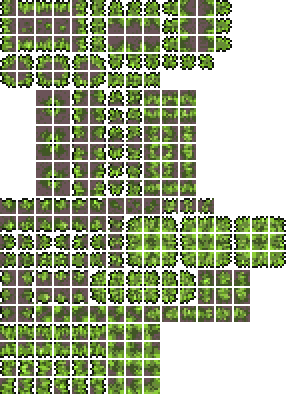
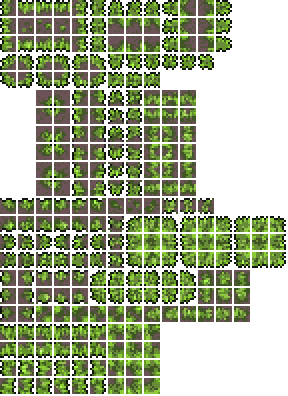
Layer changes from the first 288 x 396 image to the second:
added layer "Warstwa #2" above "Grass.png" over [12,132,152,390]
painted on "Grass.png" over [12,132,152,390]
